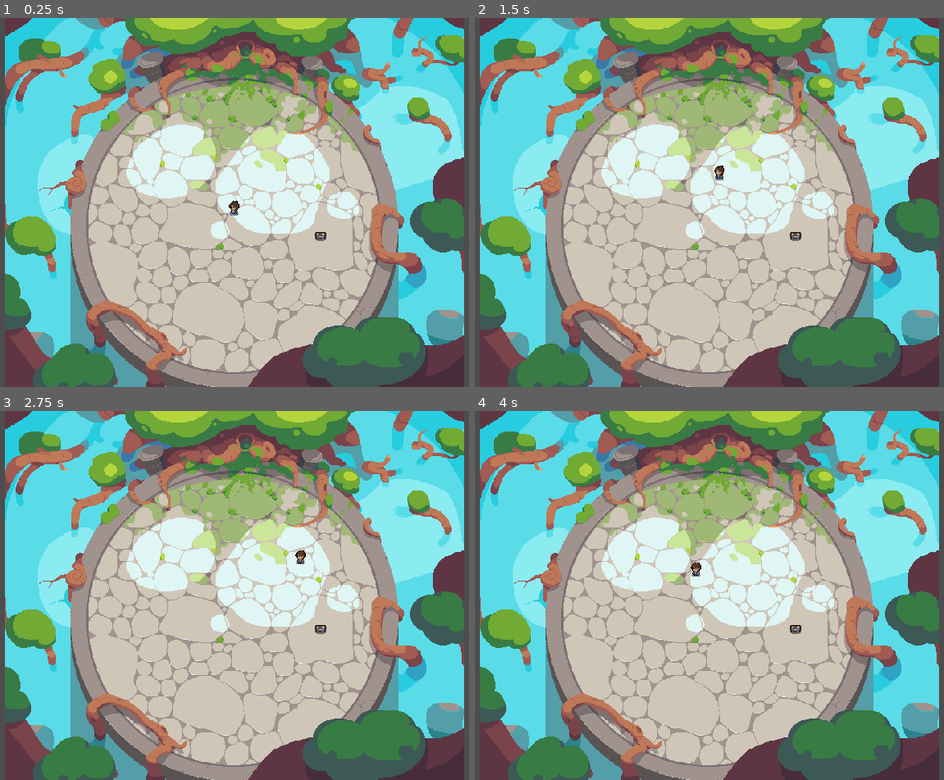
Above: before the commit, frames 1-4 (two rows, left to right).
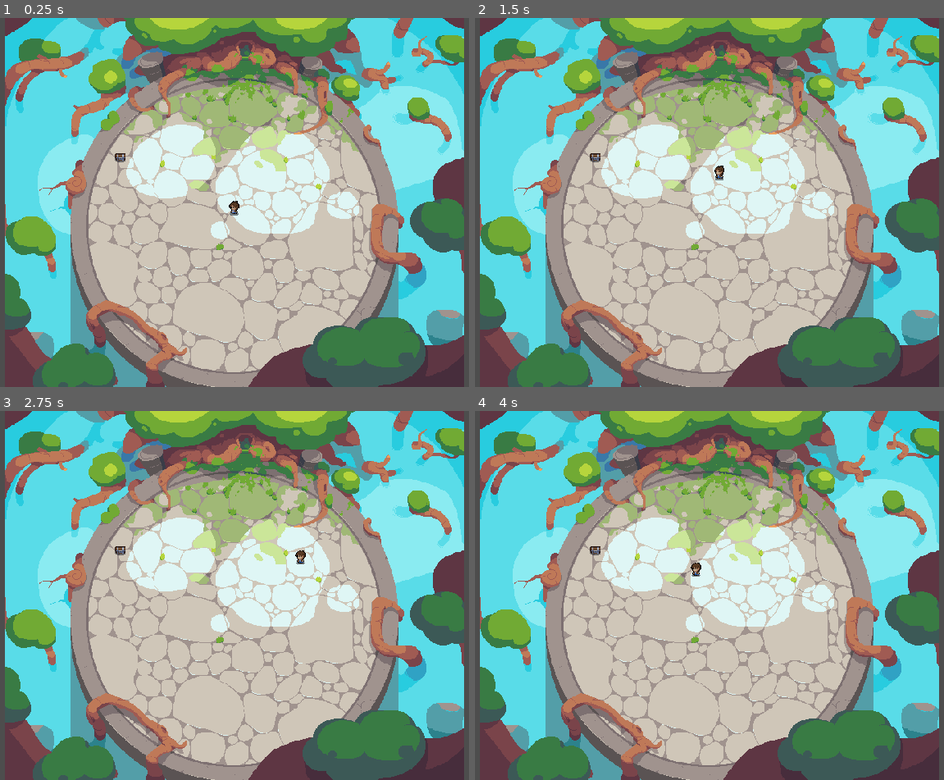
Above: after the commit, the same moments.

Repository: VanillaIceCube/Yokozuna-Ring-Warriors
Game: Godot game, scene res://arenas/arena_01.tscn
The game is run twice, just before and just after one commit, with the same random seed, the same clock (stepped at 60 frames per second) and the same inputs.
Inputs (mouse positions are in pixels of both pictures, inside the frame that each line leads up to):
- Up to frame 1 (0.25 s): no input
- Up to frame 2 (1.5 s): tap Enter at 0.5 s; move the mouse to (854, 184) at 0.52 s; hold R (swing_sword) 0.53-1.28 s; click (854, 184) at 0.67 s; move the mouse to (578, 220) at 1.27 s; hold F (character_knockback) from 1.28 s (still down); tap R (swing_sword) at 1.35 s
- Up to frame 3 (2.75 s): move the mouse to (300, 514) at 2.02 s; release F (character_knockback) at 2.03 s; hold R (swing_sword) from 2.03 s (still down)
- Up to frame 4 (4 s): move the mouse to (676, 669) at 2.77 s; release R (swing_sword) at 2.78 s; tap R (swing_sword) at 2.85 s; click (676, 669) at 2.92 s; move the mouse to (906, 650) at 3.52 s; hold F (character_knockback) from 3.53 s (still down); hold R (swing_sword) from 3.53 s (still down)

The runs differ from the first frame. In frame 1, 0.1% of the frame differs, in the area x 24-70%, y 36-61%; in frame 2, 0.1%; in frame 3, 0.1%; in frame 4, 0.1%.

Commit message:
hitboxes created

Diff:
--- a/arenas/arena_01.tscn
+++ b/arenas/arena_01.tscn
@@ -13,7 +13,7 @@
 [node name="Camera2D" type="Camera2D" parent="."]
 zoom = Vector2(0.5, 0.5)
 
+[node name="Yokozuna" parent="." instance=ExtResource("1_yuyf3")]
+
 [node name="chest" parent="." instance=ExtResource("3_4hxlx")]
-position = Vector2(126, 48)
-
-[node name="Yokozuna" parent="." instance=ExtResource("1_yuyf3")]
+position = Vector2(-167, -67)
--- a/characters/Yokozuna.gd
+++ b/characters/Yokozuna.gd
@@ -105,8 +105,6 @@
 	if $slashTimer.is_stopped():
 		state_machine.travel("slash")
 		$slashTimer.start()
-	else:
-		print("You have ", $slashTimer.time_left, " left!")
 
 # Knock the character in a random direction
 func apply_knock_force():
--- a/characters/Yokozuna.tscn
+++ b/characters/Yokozuna.tscn
@@ -1,7 +1,8 @@
-[gd_scene load_steps=50 format=3 uid="uid://b4stlm6n8t6hq"]
+[gd_scene load_steps=52 format=3 uid="uid://b4stlm6n8t6hq"]
 
 [ext_resource type="Script" path="res://characters/Yokozuna.gd" id="1_ge5iv"]
 [ext_resource type="Texture2D" uid="uid://ckdydugkce4yv" path="res://assets/mystic_woods_free_2.1/sprites/characters/player.png" id="1_uhcik"]
+[ext_resource type="Script" path="res://characters/sword.gd" id="3_n2x5s"]
 
 [sub_resource type="CapsuleShape2D" id="CapsuleShape2D_wk5d7"]
 radius = 7.0
@@ -161,6 +162,30 @@
 "update": 1,
 "values": [36, 37, 38, 39]
 }
+tracks/1/type = "value"
+tracks/1/imported = false
+tracks/1/enabled = true
+tracks/1/path = NodePath("sword:monitoring")
+tracks/1/interp = 1
+tracks/1/loop_wrap = true
+tracks/1/keys = {
+"times": PackedFloat32Array(0.1, 0.2),
+"transitions": PackedFloat32Array(1, 1),
+"update": 1,
+"values": [true, false]
+}
+tracks/2/type = "value"
+tracks/2/imported = false
+tracks/2/enabled = true
+tracks/2/path = NodePath("sword/CollisionShape2D:position")
+tracks/2/interp = 1
+tracks/2/loop_wrap = true
+tracks/2/keys = {
+"times": PackedFloat32Array(0.1),
+"transitions": PackedFloat32Array(1),
+"update": 0,
+"values": [Vector2(0, 16)]
+}
 
 [sub_resource type="Animation" id="Animation_67hkf"]
 resource_name = "slash_left"
@@ -177,6 +202,30 @@
 "update": 1,
 "values": [72, 73, 74, 75]
 }
+tracks/1/type = "value"
+tracks/1/imported = false
+tracks/1/enabled = true
+tracks/1/path = NodePath("sword:monitoring")
+tracks/1/interp = 1
+tracks/1/loop_wrap = true
+tracks/1/keys = {
+"times": PackedFloat32Array(0.1, 0.2),
+"transitions": PackedFloat32Array(1, 1),
+"update": 1,
+"values": [true, false]
+}
+tracks/2/type = "value"
+tracks/2/imported = false
+tracks/2/enabled = true
+tracks/2/path = NodePath("sword/CollisionShape2D:position")
+tracks/2/interp = 1
+tracks/2/loop_wrap = true
+tracks/2/keys = {
+"times": PackedFloat32Array(0.1),
+"transitions": PackedFloat32Array(1),
+"update": 0,
+"values": [Vector2(-8, 8)]
+}
 
 [sub_resource type="Animation" id="Animation_7r3m2"]
 resource_name = "slash_right"
@@ -193,6 +242,30 @@
 "update": 1,
 "values": [42, 43, 44, 45]
 }
+tracks/1/type = "value"
+tracks/1/imported = false
+tracks/1/enabled = true
+tracks/1/path = NodePath("sword:monitoring")
+tracks/1/interp = 1
+tracks/1/loop_wrap = true
+tracks/1/keys = {
+"times": PackedFloat32Array(0.1, 0.2),
+"transitions": PackedFloat32Array(1, 1),
+"update": 1,
+"values": [true, false]
+}
+tracks/2/type = "value"
+tracks/2/imported = false
+tracks/2/enabled = true
+tracks/2/path = NodePath("sword/CollisionShape2D:position")
+tracks/2/interp = 1
+tracks/2/loop_wrap = true
+tracks/2/keys = {
+"times": PackedFloat32Array(0.1),
+"transitions": PackedFloat32Array(1),
+"update": 0,
+"values": [Vector2(8, 8)]
+}
 
 [sub_resource type="Animation" id="Animation_ejnn3"]
 resource_name = "slash_up"
@@ -208,6 +281,30 @@
 "transitions": PackedFloat32Array(1, 1, 1, 1),
 "update": 1,
 "values": [48, 49, 50, 51]
+}
+tracks/1/type = "value"
+tracks/1/imported = false
+tracks/1/enabled = true
+tracks/1/path = NodePath("sword:monitoring")
+tracks/1/interp = 1
+tracks/1/loop_wrap = true
+tracks/1/keys = {
+"times": PackedFloat32Array(0.1, 0.2),
+"transitions": PackedFloat32Array(1, 1),
+"update": 1,
+"values": [true, false]
+}
+tracks/2/type = "value"
+tracks/2/imported = false
+tracks/2/enabled = true
+tracks/2/path = NodePath("sword/CollisionShape2D:position")
+tracks/2/interp = 1
+tracks/2/loop_wrap = true
+tracks/2/keys = {
+"times": PackedFloat32Array(0.1),
+"transitions": PackedFloat32Array(1),
+"update": 0,
+"values": [Vector2(0, 0)]
 }
 
 [sub_resource type="Animation" id="Animation_5hf1p"]
@@ -435,6 +532,9 @@
 
 [sub_resource type="AnimationNodeStateMachinePlayback" id="AnimationNodeStateMachinePlayback_apup0"]
 
+[sub_resource type="RectangleShape2D" id="RectangleShape2D_6q2wq"]
+size = Vector2(25.25, 24)
+
 [node name="Yokozuna" type="RigidBody2D"]
 gravity_scale = 0.0
 lock_rotation = true
@@ -475,5 +575,14 @@
 wait_time = 3.0
 one_shot = true
 
+[node name="sword" type="Area2D" parent="."]
+monitoring = false
+monitorable = false
+script = ExtResource("3_n2x5s")
+
+[node name="CollisionShape2D" type="CollisionShape2D" parent="sword"]
+shape = SubResource("RectangleShape2D_6q2wq")
+
 [connection signal="timeout" from="use_abilities" to="." method="_on_use_abilities_timeout"]
 [connection signal="timeout" from="slashTimer" to="." method="_on_slash_timer_timeout"]
+[connection signal="body_entered" from="sword" to="sword" method="_on_body_entered"]
--- /dev/null
+++ b/characters/sword.gd
@@ -0,0 +1,6 @@
+extends Area2D
+
+func _on_body_entered(body):
+	for child in body.get_children():
+		if child is Damageable:
+			child.hit()
--- /dev/null
+++ b/objects/Damageable.gd
@@ -0,0 +1,6 @@
+extends Node
+
+class_name Damageable
+
+func hit():
+	get_parent().dead = true
--- a/objects/chest.tscn
+++ b/objects/chest.tscn
@@ -1,7 +1,8 @@
-[gd_scene load_steps=15 format=3 uid="uid://bobpvvdw2e2x1"]
+[gd_scene load_steps=16 format=3 uid="uid://bobpvvdw2e2x1"]
 
 [ext_resource type="Script" path="res://objects/chest.gd" id="1_c5ggc"]
 [ext_resource type="Texture2D" uid="uid://dgymcvlahe3ta" path="res://assets/mystic_woods_free_2.1/sprites/objects/chest_01.png" id="1_xob0o"]
+[ext_resource type="Script" path="res://objects/Damageable.gd" id="3_7v0yc"]
 
 [sub_resource type="RectangleShape2D" id="RectangleShape2D_odrp0"]
 size = Vector2(14, 13)
@@ -109,3 +110,6 @@
 active = true
 process_callback = 0
 parameters/playback = SubResource("AnimationNodeStateMachinePlayback_3ydn7")
+
+[node name="Damageable" type="Node" parent="."]
+script = ExtResource("3_7v0yc")
